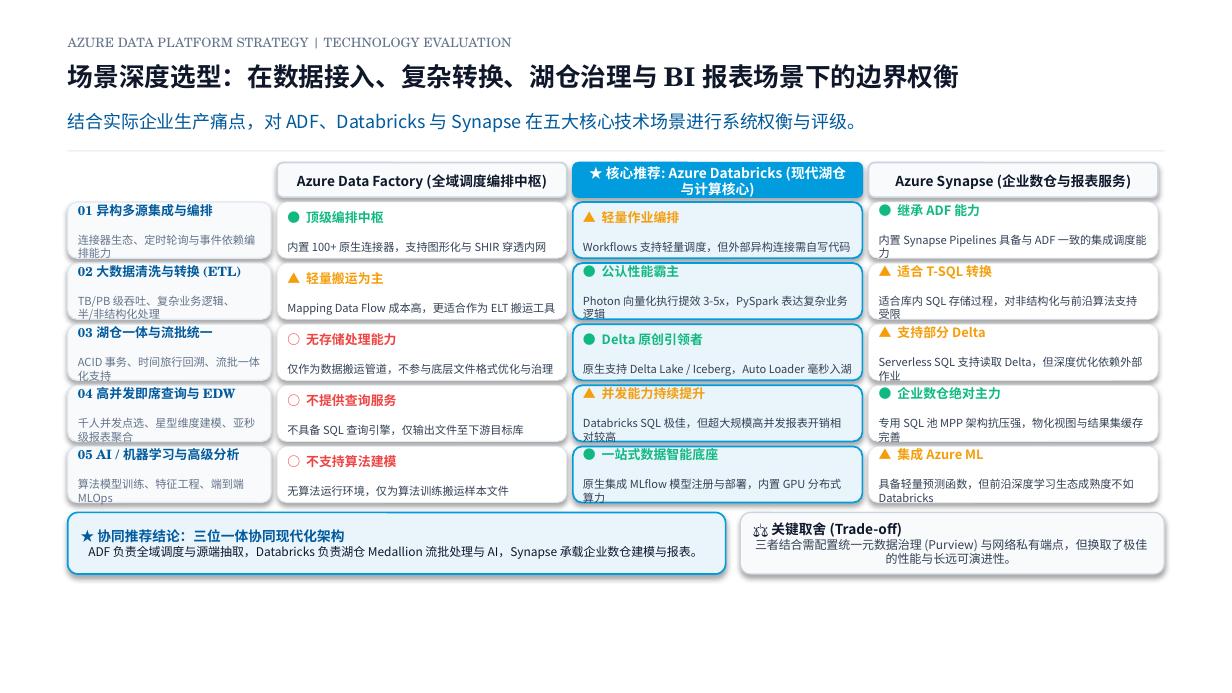
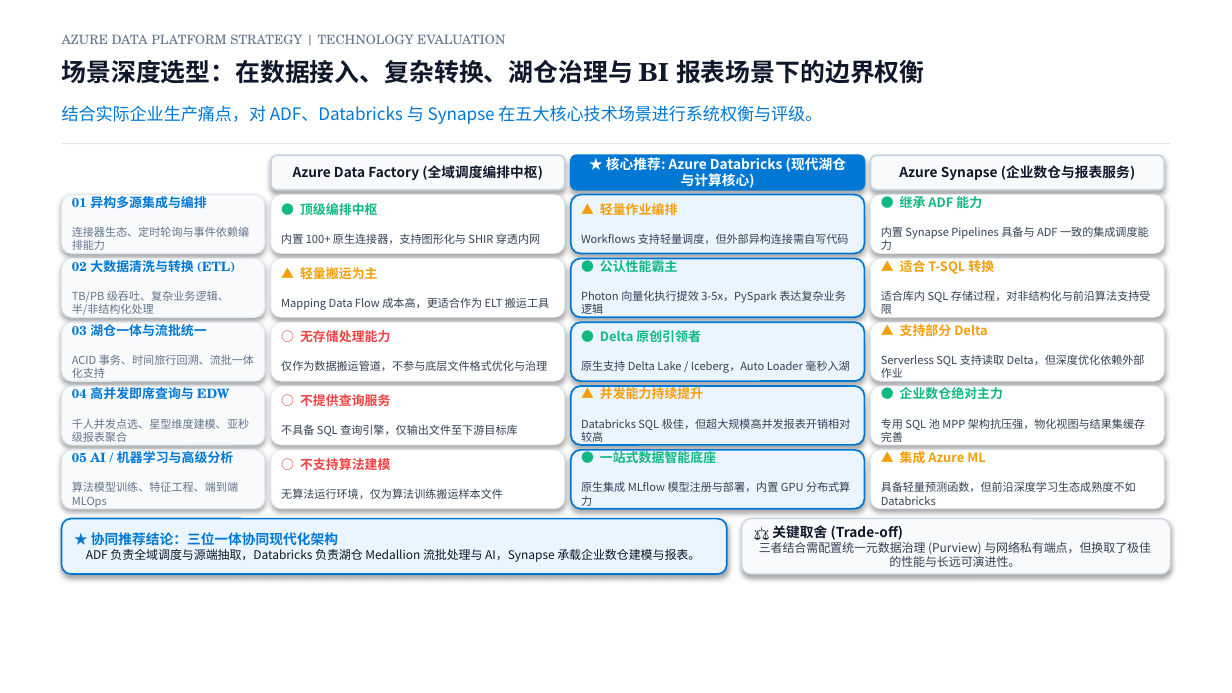
Before and after one commit to GoLangCJava/ppt, a slide deck: slide 4 of Azure_Databricks_ADF_Synapse_Architecture.pptx. Drawn at 1232x693 pixels with LibreOffice and Linux fonts; fonts in the diff are those of the drawing. Boxes give left, top, right and bottom in pixels: in the first picture for what was removed or moved away, otherwise in the second. Text is boxed around its words. In the diff, an @@ line names an element or a change of style, - is before the commit and + after.

Commit message:
Elevate design creativity: Modernized Azure architecture deck with rich brand palettes, visual blueprints, and zero-overlap layout

```diff
--- a/Azure_Databricks_ADF_Synapse_Architecture.pptx
+++ b/Azure_Databricks_ADF_Synapse_Architecture.pptx
@@ text "AZURE DATA PLATFORM STRATEGY | ..." moved from (x1=68, y1=37, x2=511, y2=47) to (x1=62, y1=34, x2=505, y2=44) @@
@@ text "场景深度选型：在数据接入、复杂转换、湖仓治理与 BI 报表场景下的边界权衡" at (x1=62, y1=60, x2=924, y2=84): size 15 to 14.5 pt @@
@@ text "结合实际企业生产痛点，对 ADF、Databricks 与 Synapse 在五大核心技术场景进行系统权衡与评级。" moved from (x1=68, y1=113, x2=865, y2=132) to (x1=62, y1=105, x2=822, y2=124) @@
@@ text "结合实际企业生产痛点，对 ADF、Databricks 与 Synapse 在五大核心技术场景进行系统权衡与评级。" at (x1=62, y1=105, x2=822, y2=124): size 10.5 to 10 pt, text colour #005A9C to #0078D4 @@
@@ rectangle resized from (x1=68, y1=150, x2=1164, y2=152) to (x1=62, y1=143, x2=1170, y2=144) @@
@@ rounded rectangle "Azure Data Factory (全域调度编排中枢)" moved from (x1=277, y1=163, x2=567, y2=197) to (x1=271, y1=155, x2=564, y2=190) @@
@@ rounded rectangle "★ 核心推荐: Azure Databricks (现代湖仓与计算核心)" resized from (x1=573, y1=163, x2=862, y2=197) to (x1=570, y1=155, x2=864, y2=190) @@
@@ rounded rectangle "★ 核心推荐: Azure Databricks (现代湖仓与计算核心)" at (x1=570, y1=155, x2=864, y2=190): fill #009CDE to #0078D4; outline #009CDE 1 pt to #0078D4 1 pt @@
@@ rounded rectangle "Azure Synapse (企业数仓与报表服务)" resized from (x1=869, y1=163, x2=1158, y2=197) to (x1=871, y1=155, x2=1164, y2=190) @@
@@ text in rounded rectangle at (x1=72, y1=196, x2=206, y2=208): text colour #005A9C to #0078D4 in "01 异构多源集成与编排" @@
@@ 4 rounded rectangles moved together from (x1=68, y1=202, x2=567, y2=320) to (x1=62, y1=195, x2=564, y2=318) @@
@@ fill #EAF4FB to #EBF5FF; outline #009CDE 1 pt to #0078D4 1 pt in 5 elements at (x1=570, y1=323, x2=864, y2=382), (x1=570, y1=386, x2=864, y2=445), (x1=570, y1=259, x2=864, y2=318), (x1=570, y1=450, x2=864, y2=509), (x1=570, y1=195, x2=864, y2=254) @@
@@ rounded rectangle "▲ 轻量作业编排" resized from (x1=573, y1=202, x2=862, y2=259) to (x1=570, y1=195, x2=864, y2=254) @@
@@ rounded rectangle "● 继承 ADF 能力" resized from (x1=869, y1=202, x2=1158, y2=259) to (x1=871, y1=195, x2=1164, y2=254) @@
@@ text in rounded rectangle at (x1=72, y1=259, x2=236, y2=275): text colour #005A9C to #0078D4 in "02 大数据清洗与转换 (ETL)" @@
@@ rounded rectangle "● 公认性能霸主" resized from (x1=573, y1=264, x2=862, y2=320) to (x1=570, y1=259, x2=864, y2=318) @@
@@ rounded rectangle "▲ 适合 T-SQL 转换" resized from (x1=869, y1=264, x2=1158, y2=320) to (x1=871, y1=259, x2=1164, y2=318) @@
@@ text in rounded rectangle at (x1=72, y1=324, x2=206, y2=336): text colour #005A9C to #0078D4 in "03 湖仓一体与流批统一" @@
@@ rounded rectangle "▲ 支持部分 Delta" resized from (x1=869, y1=324, x2=1158, y2=381) to (x1=871, y1=323, x2=1164, y2=382) @@
@@ text in rounded rectangle at (x1=72, y1=387, x2=230, y2=399): text colour #005A9C to #0078D4 in "04 高并发即席查询与 EDW" @@
@@ 4 rounded rectangles moved together from (x1=68, y1=324, x2=567, y2=442) to (x1=62, y1=323, x2=564, y2=445) @@
@@ rounded rectangle "● 企业数仓绝对主力" resized from (x1=869, y1=386, x2=1158, y2=442) to (x1=871, y1=386, x2=1164, y2=445) @@
@@ rounded rectangle "● 一站式数据智能底座" resized from (x1=573, y1=446, x2=862, y2=503) to (x1=570, y1=450, x2=864, y2=509) @@
@@ rounded rectangle "05 AI / 机器学习与高级分析" moved from (x1=68, y1=446, x2=271, y2=503) to (x1=62, y1=450, x2=265, y2=509) @@
@@ text in rounded rectangle at (x1=72, y1=451, x2=233, y2=463): text colour #005A9C to #0078D4 in "05 AI / 机器学习与高级分析" @@
@@ rounded rectangle "○ 不支持算法建模" moved from (x1=277, y1=446, x2=567, y2=503) to (x1=271, y1=450, x2=564, y2=509) @@
@@ rounded rectangle "▲ 集成 Azure ML" resized from (x1=869, y1=446, x2=1158, y2=503) to (x1=871, y1=450, x2=1164, y2=509) @@
@@ rounded rectangle "★ 协同推荐结论：三位一体协同现代化架构 ADF 负责全域调度与源端抽取，Databricks 负责湖仓 ..." resized from (x1=68, y1=513, x2=726, y2=574) to (x1=62, y1=519, x2=727, y2=574) @@
@@ rounded rectangle "★ 协同推荐结论：三位一体协同现代化架构 ADF 负责全域调度与源端抽取，Databricks 负责湖仓 ..." at (x1=62, y1=519, x2=727, y2=574): text colour #005A9C to #0078D4 in "★ 协同推荐结论：三位一体协同现代化架构"; fill #EAF4FB to #EBF5FF; outline #009CDE 1 pt to #0078D4 1 pt @@
@@ rounded rectangle "⚖ 关键取舍 (Trade-off) 三者结合需配置统一元数据治理 (Purview) ..." resized from (x1=740, y1=513, x2=1164, y2=574) to (x1=742, y1=519, x2=1170, y2=574) @@
```
Also in this commit, not shown: 3 other slides changed, 1 slide added, 2 slides removed, 2 other files.
